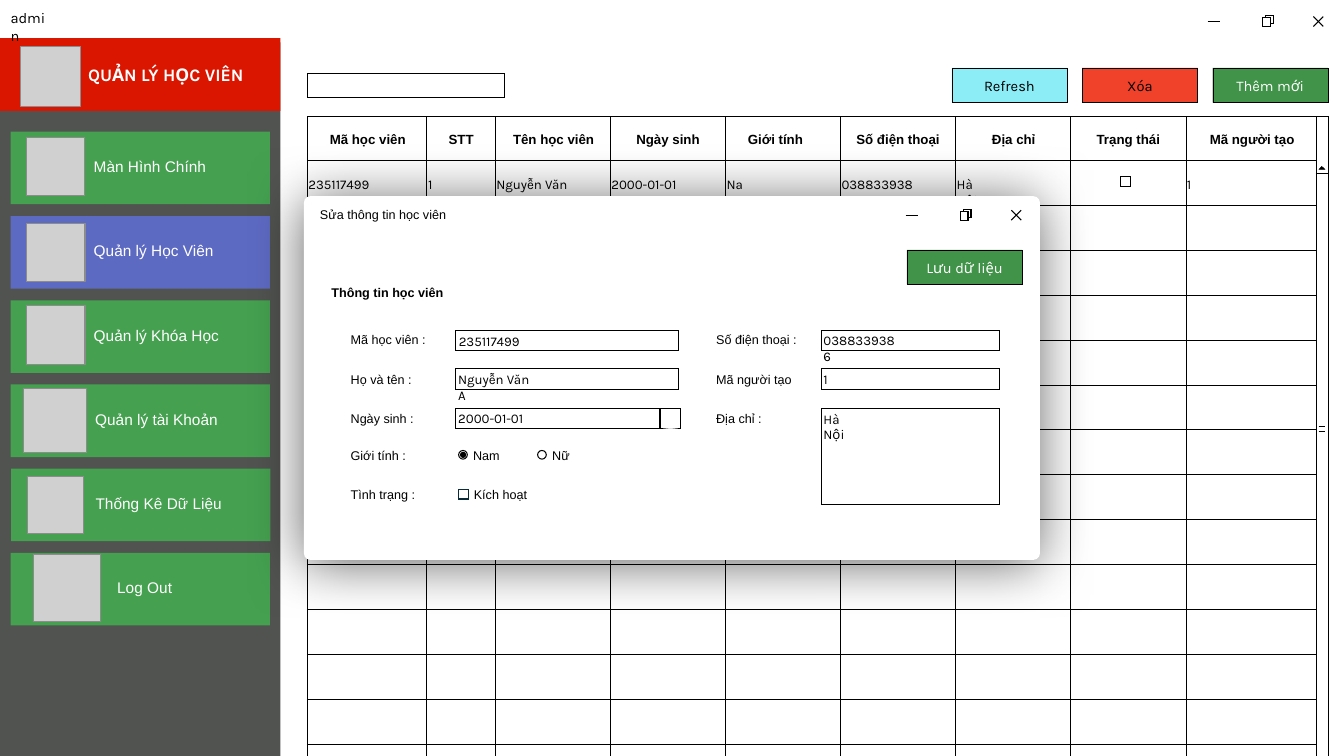
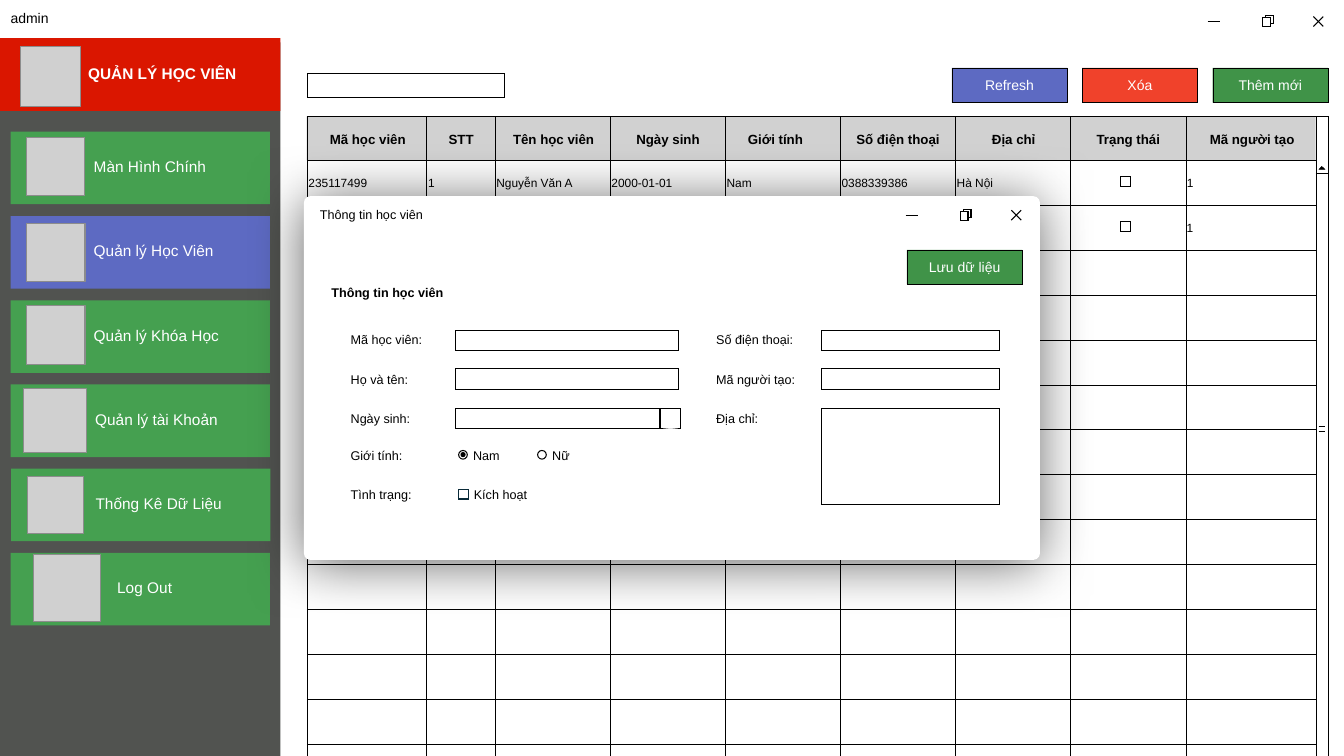
Before and after one commit to nthmaiii/QuanLySinhVien, a slide deck: slide 9 of Thiết kế giao diện.pptx (slide 8 before the commit). Drawn at 1344x756 pixels with LibreOffice and Linux fonts; fonts in the diff are those of the drawing; grey boxes stand for pictures; background and template pictures are left out. Boxes give left, top, right and bottom in pixels: in the first picture for what was removed or moved away, otherwise in the second. Text is boxed around its words. In the diff, an @@ line names an element or a change of style, - is before the commit and + after.

```diff
--- a/Thiết kế giao diện.pptx
+++ b/Thiết kế giao diện.pptx
@@ size 10.5 to 10 pt, font Karla to Arial in 3 elements at [1213, 68, 1328, 102], [907, 250, 1022, 284], [11, 13, 49, 23] @@
@@ text "QUẢN LÝ HỌC VIÊN" at [88, 66, 236, 82]: size 12.5 to 11 pt, font Karla to Arial @@
@@ rectangle "Refresh" at [952, 68, 1067, 102]: size 10.5 to 10 pt, font Karla to Arial, text colour #000000 to #FFFFFF; fill #8DEDF7 to #5D6AC2 @@
@@ rectangle "Xóa" at [1083, 68, 1198, 102]: size 10.5 to 10 pt, font Karla to Arial, text colour #000000 to #FFFFFF @@
@@ rectangle at [307, 116, 1328, 756]: fill #FFFFFF to none @@
@@ rectangle added at [307, 116, 1316, 160], fill #D1D1D1 @@
@@ text at [320, 209, 423, 222]: text changed @@
-Sửa thông tin học viên
+Thông tin học viên
@@ text added at [298, 216, 379, 240], 8.5 pt, text #000000 @@
+235117423
@@ rectangle added at [1120, 221, 1130, 231], fill #FFFFFF, outline #000000 0.1 pt @@
@@ size 9.5 to 8.5 pt, font Karla to Arial in 9 elements at [496, 178, 573, 190], [428, 179, 435, 187], [1187, 179, 1194, 187], [957, 178, 993, 189], [842, 178, 908, 187], [611, 178, 672, 187], [308, 178, 367, 187], [727, 179, 752, 187], [1187, 224, 1194, 232] @@
@@ text "1": place and size @@
-text "1" at [823, 375, 827, 384]
+text "1" at [1187, 224, 1194, 232]
@@ text removed at [814, 328, 906, 354] @@
-0388339386
@@ text at [351, 335, 422, 346]: spaces changed @@
-Mã học viên :
+Mã học viên:
@@ text removed at [459, 337, 520, 346] @@
-235117499
@@ text at [716, 334, 793, 346]: spaces changed @@
-Số điện thoại :
+Số điện thoại:
@@ text at [351, 374, 408, 386]: spaces changed @@
-Họ và tên :
+Họ và tên:
@@ text removed at [458, 374, 529, 400] @@
-Nguyễn Văn A
@@ text at [716, 374, 795, 387]: text changed @@
-Mã người tạo
+Mã người tạo:
@@ text at [351, 413, 411, 426]: spaces changed @@
-Ngày sinh :
+Ngày sinh:
@@ text removed at [458, 414, 523, 423] @@
-2000-01-01
@@ text at [716, 413, 759, 425]: spaces changed @@
-Địa chỉ :
+Địa chỉ:
@@ text removed at [823, 414, 839, 424] @@
-Hà Nội
@@ text at [351, 450, 403, 460]: spaces changed @@
-Giới tính :
+Giới tính:
@@ text at [351, 489, 411, 502]: spaces changed @@
-Tình trạng :
+Tình trạng:
```
Also in this commit, not shown: 21 other slides changed, 17 slides added.
